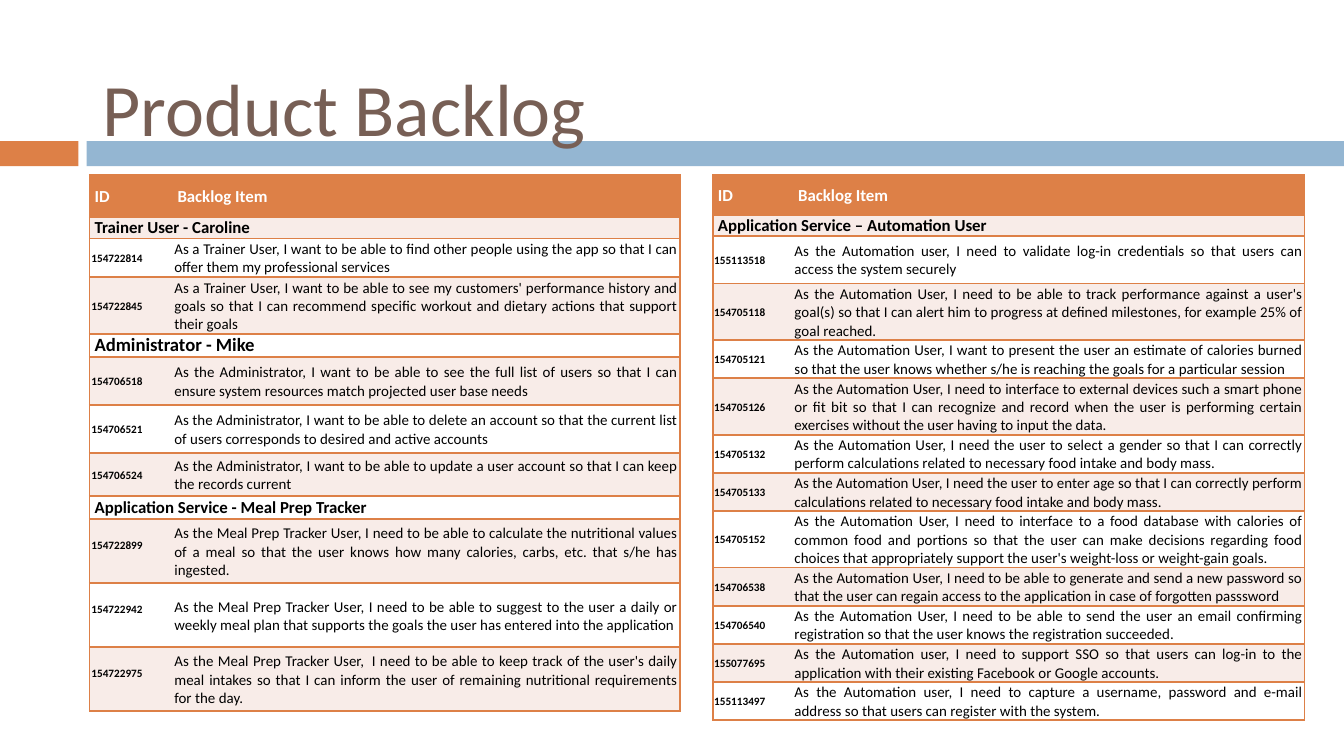
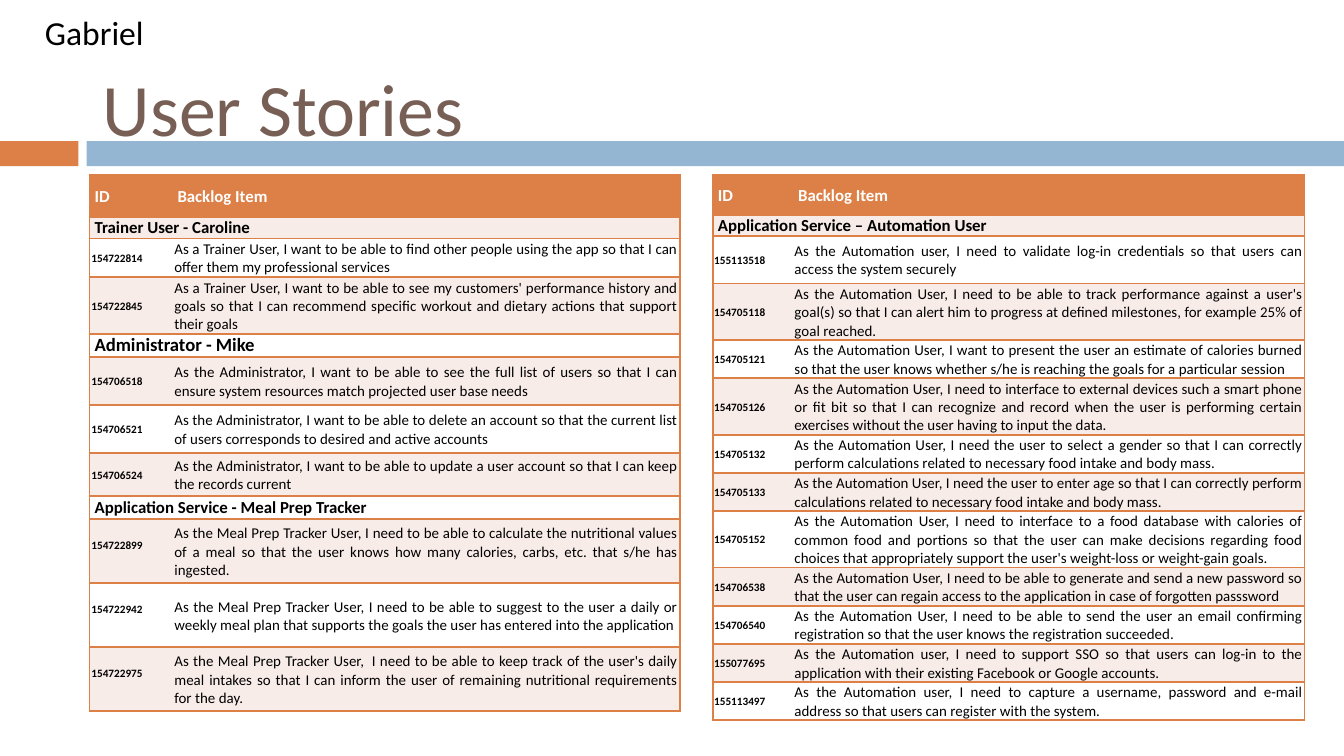
Before and after one commit to gvaccaro21/CS633---Term-Project, a slide deck: slide 13 of Final Presenation/CS_633_Zac3_term_project_report_FINAL_draft.pptx (slide 21 before the commit). Drawn at 1344x756 pixels with LibreOffice and Linux fonts; fonts in the diff are those of the drawing; background and template pictures are left out. Boxes give left, top, right and bottom in pixels: in the first picture for what was removed or moved away, otherwise in the second. Text is boxed around its words. In the diff, an @@ line names an element or a change of style, - is before the commit and + after.

```diff
--- a/Final Presenation/CS_633_Zac3_term_project_report_FINAL_draft.pptx
+++ b/Final Presenation/CS_633_Zac3_term_project_report_FINAL_draft.pptx
@@ text added at [45, 21, 144, 46], 18 pt, text #000000 @@
+Gabriel
@@ title at [103, 85, 463, 153]: text changed @@
-Product Backlog
+User Stories
```
Also in this commit, not shown: 32 other slides changed, 6 slides added, 3 slides removed.
